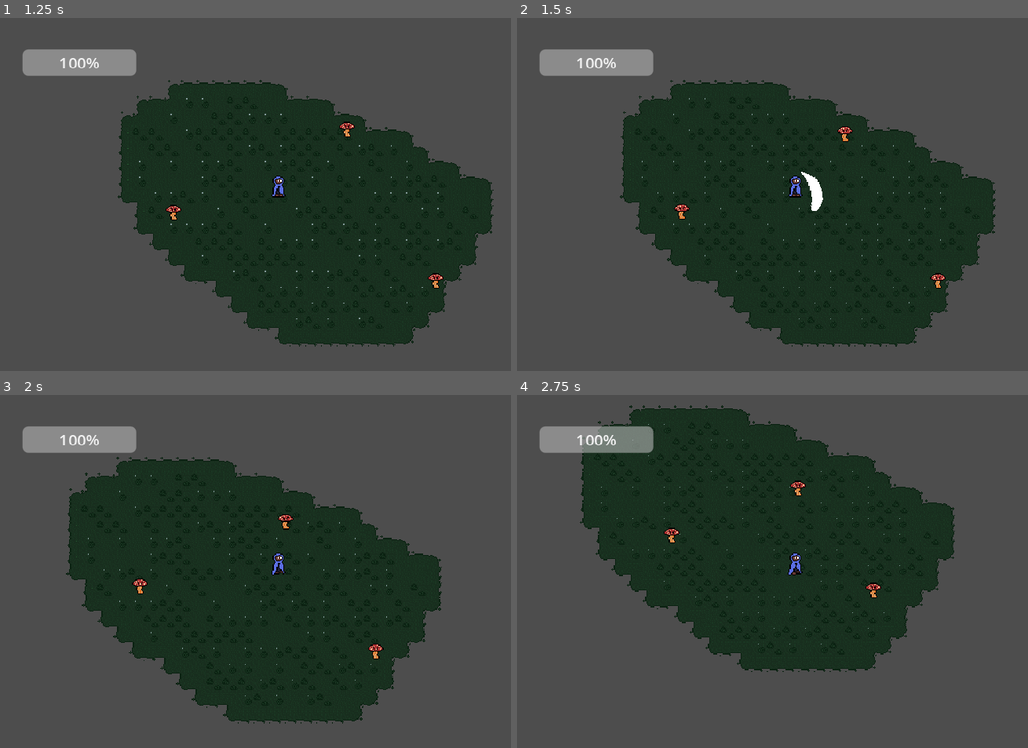
Above: before the commit, frames 1-4 (two rows, left to right).
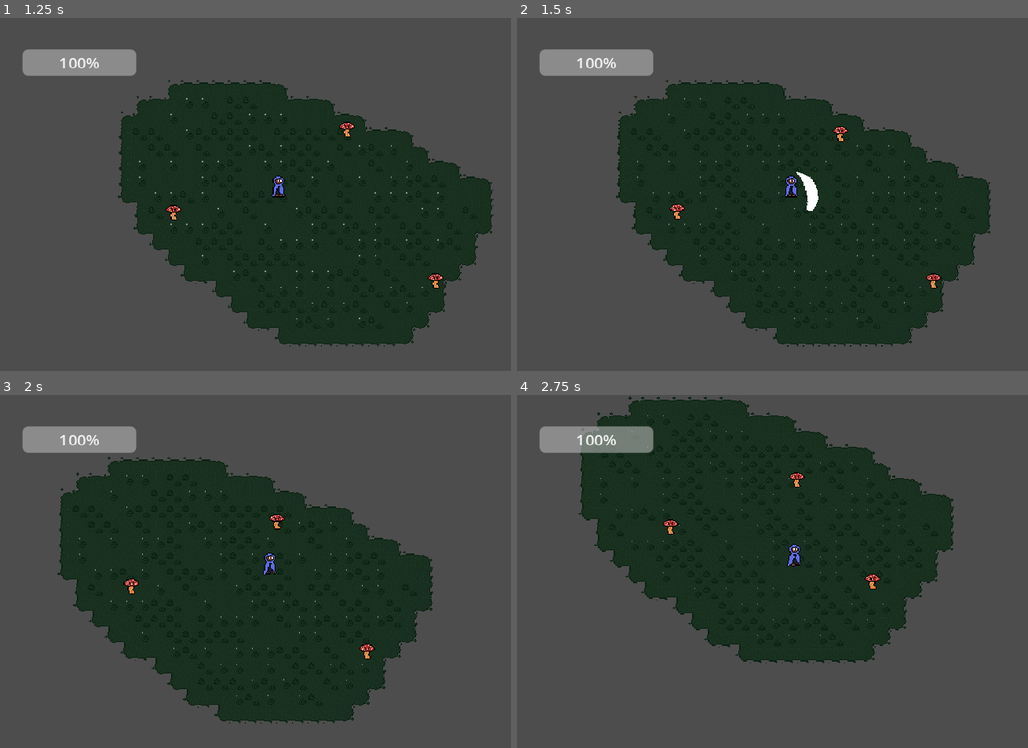
Above: after the commit, the same moments.

Repository: quellus/Mycoflora
Game: Godot game, scene res://scenes/main_menu.tscn
Two runs of this game, one before a commit and one after it. Both use one fixed random seed, a clock stepped at 60 frames per second and the inputs below.
Inputs (mouse positions are in pixels of both pictures, inside the frame that each line leads up to):
- Up to frame 1 (1.25 s): click "Play" at 0.5 s
- Up to frame 2 (1.5 s): move the mouse to (936, 176) at 1.27 s; press the mouse at (936, 176) at 1.28 s; hold D (right) from 1.28 s (still down)
- Up to frame 3 (2 s): keep holding D (right)
- Up to frame 4 (2.75 s): move the mouse to (670, 589) at 2.02 s; release D (right) at 2.03 s; release the mouse at (670, 589) at 2.03 s; hold S (down) from 2.03 s (still down); click (670, 589) at 2.1 s

Frame 1 is identical in both runs. In frame 2, 2.3% of the frame differs, in the area x 19-94%, y 17-94%; in frame 3, 3.5%; in frame 4, 4.3%, in the area x 11-86%, y 0-79%.

Commit message:
Camera looks slightly in the movement direction

Diff:
--- a/scenes/player.tscn
+++ b/scenes/player.tscn
@@ -80,6 +80,8 @@
 motion_mode = 1
 script = ExtResource("1_0nxi1")
 
+[node name="Camera2D" type="Camera2D" parent="."]
+
 [node name="AnimatedSprite2D" type="AnimatedSprite2D" parent="."]
 texture_filter = 1
 sprite_frames = SubResource("SpriteFrames_nrjdl")
@@ -110,8 +112,6 @@
 [node name="SwingTimer" type="Timer" parent="Weapon"]
 one_shot = true
 
-[node name="Camera2D" type="Camera2D" parent="."]
-
 [node name="HurtDetector" type="Area2D" parent="."]
 
 [node name="CollisionShape2D" type="CollisionShape2D" parent="HurtDetector"]
--- a/scripts/Player.gd
+++ b/scripts/Player.gd
@@ -2,6 +2,7 @@
 
 @onready var weapon = $Weapon
 @onready var sprite = $AnimatedSprite2D
+@onready var camera = $Camera2D
 
 signal health_changed(health)
 
@@ -13,8 +14,10 @@
 
 func _physics_process(_delta):
 	var direction = Input.get_vector("left", "right", "up", "down")
+	var camera_position
 	if !knockback:
 		if direction:
+			camera_position = direction * 10
 			velocity = direction * SPEED
 			if direction.x > 0:
 				sprite.flip_h = false
@@ -24,10 +27,15 @@
 			if !sprite.is_playing():
 				sprite.play("walk")
 		else:
+			camera_position = Vector2.ZERO
 			velocity.x = move_toward(velocity.x, 0, SPEED)
 			velocity.y = move_toward(velocity.y, 0, SPEED)
 			if !sprite.is_playing():
 				sprite.play("default")
+	else:
+		camera_position = Vector2.ZERO
+	camera.position = camera.position.lerp(camera_position, 0.05)
+	#camera.position = camera_position
 	move_and_slide()
 
 func _input(event):
